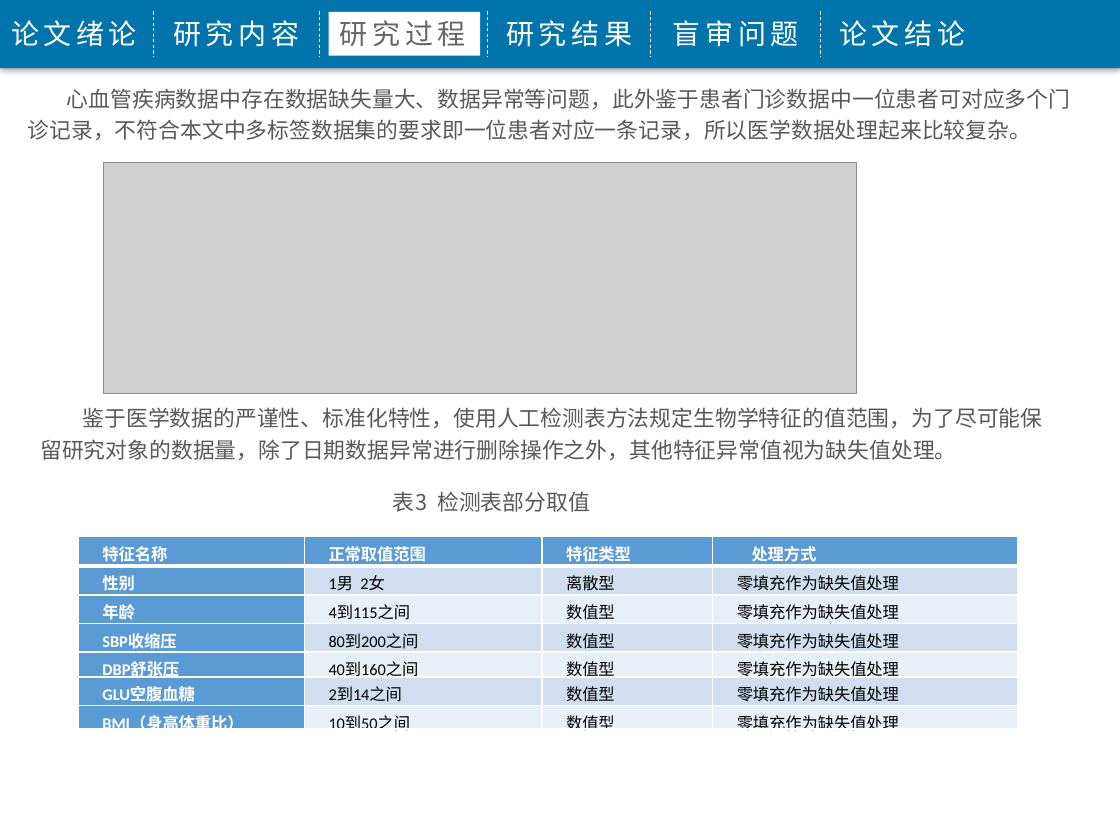
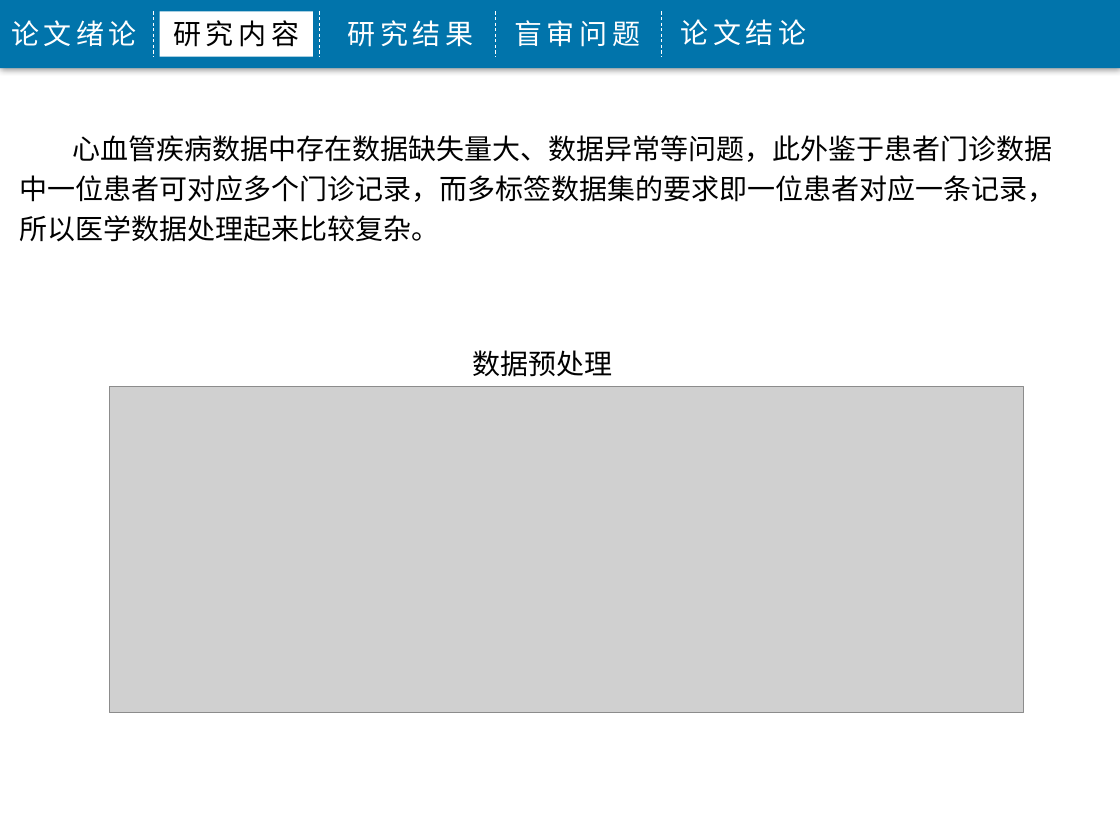
Before and after one commit to j1611328786/Big-Data, a slide deck: slide 11 of 程敬-3115316010-5085班毕业答辩.pptx (slide 10 before the commit). Drawn at 1120x840 pixels with LibreOffice and Linux fonts; fonts in the diff are those of the drawing; grey boxes stand for pictures; background and template pictures are left out. Boxes give left, top, right and bottom in pixels: in the first picture for what was removed or moved away, otherwise in the second. Text is boxed around its words. In the diff, an @@ line names an element or a change of style, - is before the commit and + after.

```diff
--- a/程敬-3115316010-5085班毕业答辩.pptx
+++ b/程敬-3115316010-5085班毕业答辩.pptx
@@ rectangle "研究内容": place and size @@
-rectangle "研究内容" at [173, 20, 299, 47]
+rectangle "研究内容" at [160, 11, 314, 56]
@@ rectangle "研究内容" at [160, 11, 314, 56]: text colour #FFFFFF to #000000; fill none to #FFFFFF @@
@@ rectangle removed at [328, 12, 479, 56] @@
@@ text removed at [340, 20, 466, 46] @@
-研究过程
@@ line removed from (487, 11) to (487, 56) @@
@@ line moved from (651, 11) - (651, 56) to (495, 11) - (495, 56) @@
@@ 3 texts, 1 line: place and size @@
-3 texts, 1 line at [506, 11, 965, 56]
+3 texts, 1 line at [348, 11, 807, 56]
@@ text at [19, 135, 1055, 242]: text changed; size 14 to 18 pt; text colour #595959 to #000000 @@
-心血管疾病数据中存在数据缺失量大、数据异常等问题，此外鉴于患者门诊数据中一位患者可对应多个门诊记录，不符合本文中多标签数据集的要求即一位患者对应一条记录，所以医学数据处理起来比较复杂。
+心血管疾病数据中存在数据缺失量大、数据异常等问题，此外鉴于患者门诊数据中一位患者可对应多个门诊记录，而多标签数据集的要求即一位患者对应一条记录，所以医学数据处理起来比较复杂。
@@ text added at [472, 350, 612, 377], 18 pt, text #000000 @@
+数据预处理
@@ picture: place and size @@
-picture at [103, 162, 857, 393]
+picture at [109, 386, 1024, 712]
@@ text removed at [40, 407, 1043, 512] @@
-鉴于医学数据的严谨性、标准化特性，使用人工检测表方法规定生物学特征的值范围，为了尽可能保留研究对象的数据量，除了日期数据异常进行删除操作之外，其他特征异常值视为缺失值处理。
-表3 检测表部分取值
@@ table removed at [78, 536, 1017, 737], 7 rows, 4 columns @@
-特征名称 | 正常取值范围 | 特征类型 | 处理方式
-性别 | 1男 2女 | 离散型 | 零填充作为缺失值处理
-年龄 | 4到115之间 | 数值型 | 零填充作为缺失值处理
-SBP收缩压 | 80到200之间 | 数值型 | 零填充作为缺失值处理
-DBP舒张压 | 40到160之间 | 数值型 | 零填充作为缺失值处理
-GLU空腹血糖 | 2到14之间 | 数值型 | 零填充作为缺失值处理
-BMI（身高体重比） | 10到50之间 | 数值型 | 零填充作为缺失值处理
```
Also in this commit, not shown: 17 other slides changed, 7 slides added, 3 slides removed, 1 other file.
